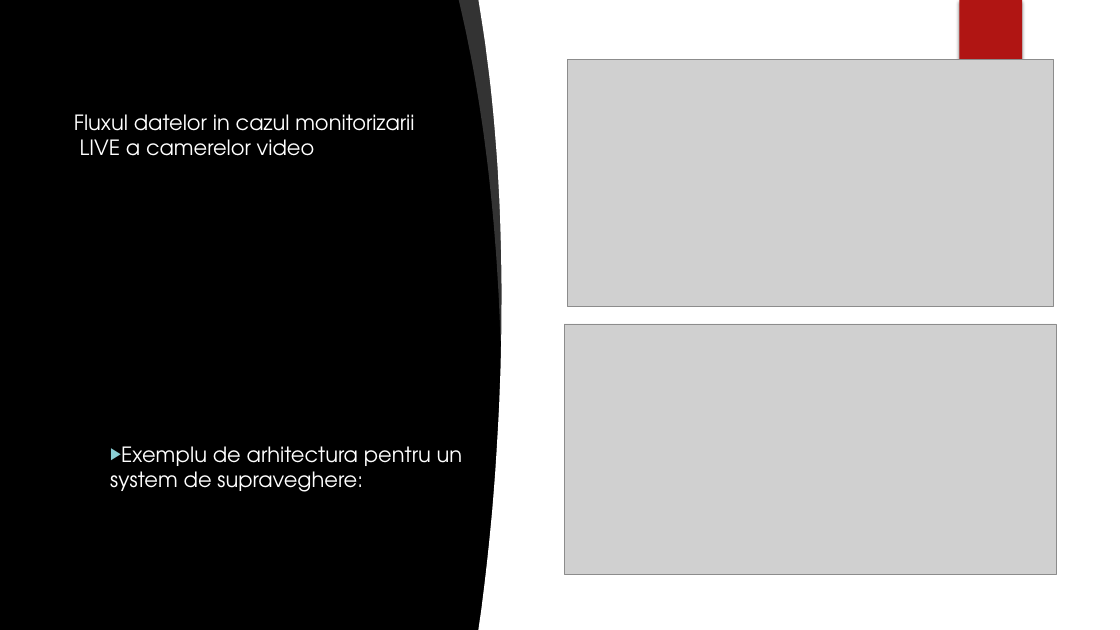
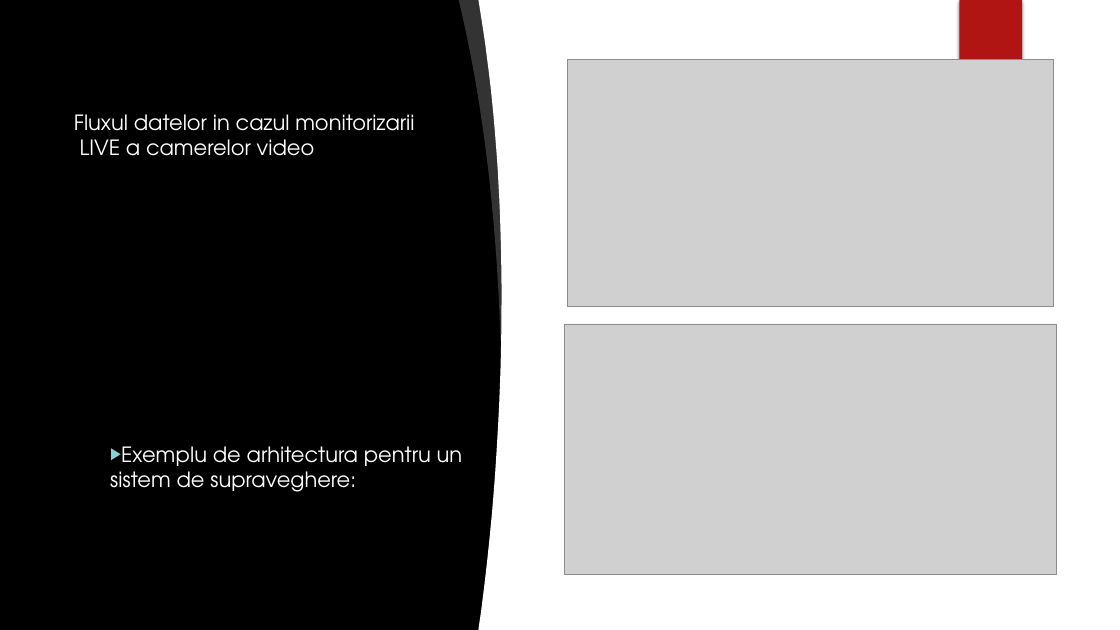
Before and after one commit to immortal-sniper1/BEIA-, a slide deck: slide 5 of prezentare XPROTECT.pptx. Drawn at 1120x630 pixels with LibreOffice and Linux fonts; fonts in the diff are those of the drawing; grey boxes stand for pictures; background and template pictures are left out. Boxes give left, top, right and bottom in pixels: in the first picture for what was removed or moved away, otherwise in the second. Text is boxed around its words. In the diff, an @@ line names an element or a change of style, - is before the commit and + after.

```diff
--- a/prezentare XPROTECT.pptx
+++ b/prezentare XPROTECT.pptx
@@ text at [110,446,463,492]: text changed @@
-▶ Exemplu de arhitectura pentru un system de supraveghere:
+▶ Exemplu de arhitectura pentru un sistem de supraveghere:
```
Also in this commit, not shown: 4 other slides changed, 3 other files.
